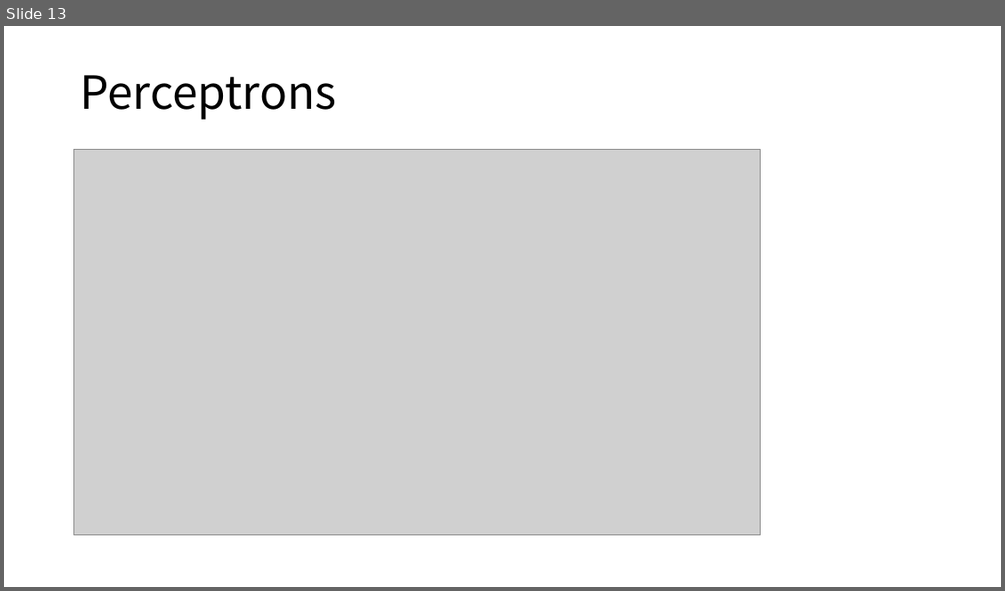
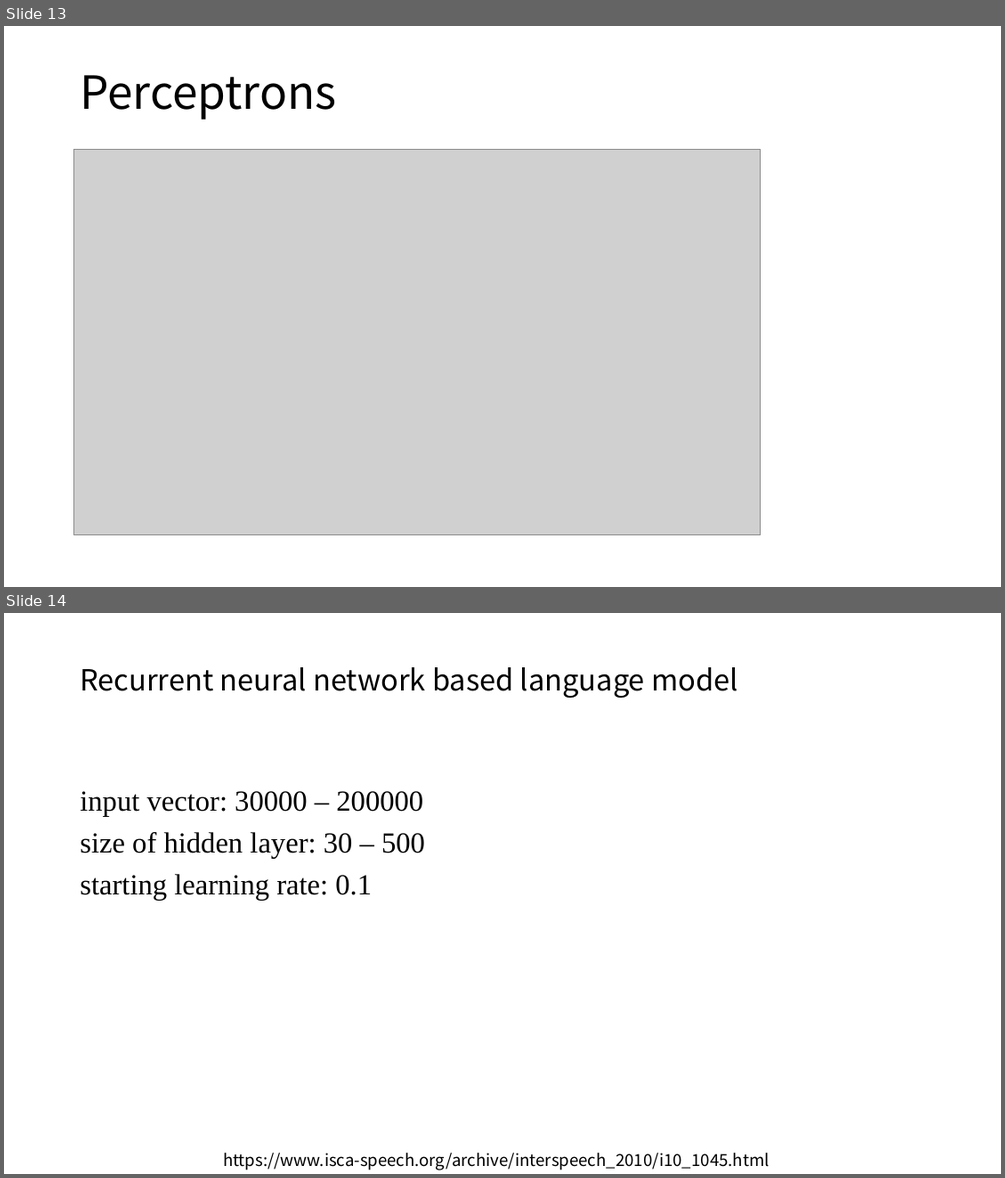
Before and after one commit to lucaschang95/DiscussionWithLin, a slide deck: 20191009 - topic.pptx. Shown one above the other, each under a label of ours: slide 13 before the commit, slides 13 and 14 after it. The pictures are 1005x591 and 1005x1178 pixels, drawn with LibreOffice and Linux fonts; fonts in the diff are those of the drawing; grey boxes stand for pictures. Boxes give left, top, right and bottom in pixels: in the first picture for what was removed or moved away, otherwise in the second. Text is boxed around its words. In the diff, an @@ line names an element or a change of style, - is before the commit and + after.

```diff
--- a/20191009 - topic.pptx
+++ b/20191009 - topic.pptx
@@ slide 14 added at [4,613,1001,1174], background #FFFFFF @@
@@ title added at [80,667,738,698], 28 pt, text #000000 @@
+Recurrent neural network based language model
@@ text added at [80,791,425,900], 28 pt, text #000000 @@
+input vector: 30000 – 200000
+size of hidden layer: 30 – 500
+starting learning rate: 0.1
@@ text added at [223,1152,769,1170], 16 pt, text #000000 @@
+https://www.isca-speech.org/archive/interspeech_2010/i10_1045.html
```
Also in this commit, not shown: 3 other slides added, 1 other file.
